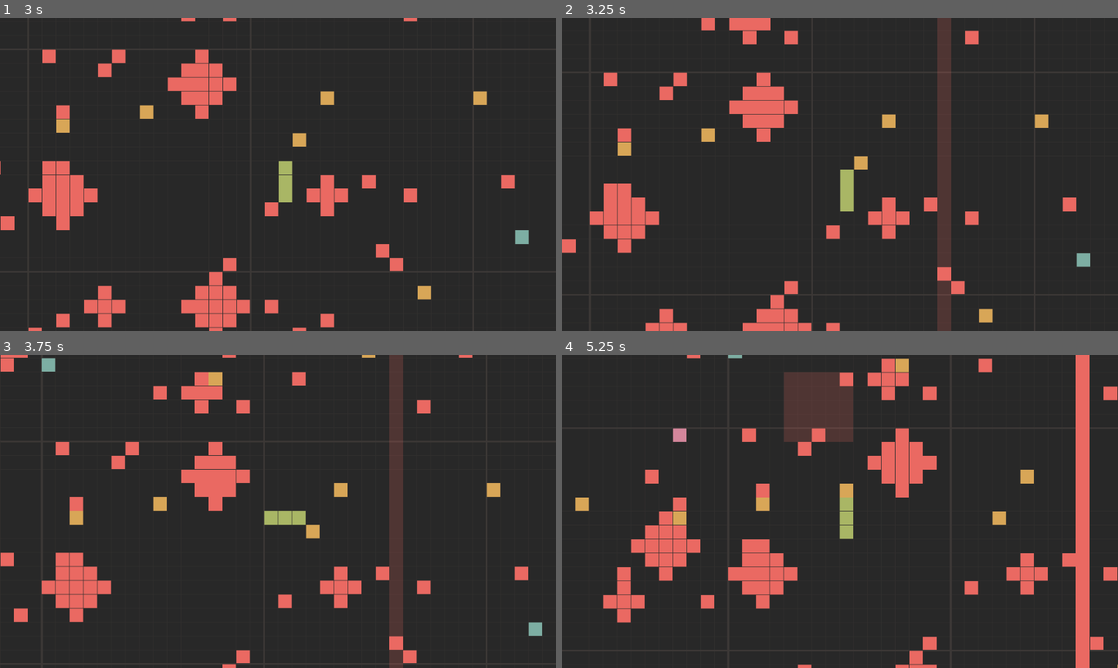
Above: before the commit, frames 1-4 (two rows, left to right).
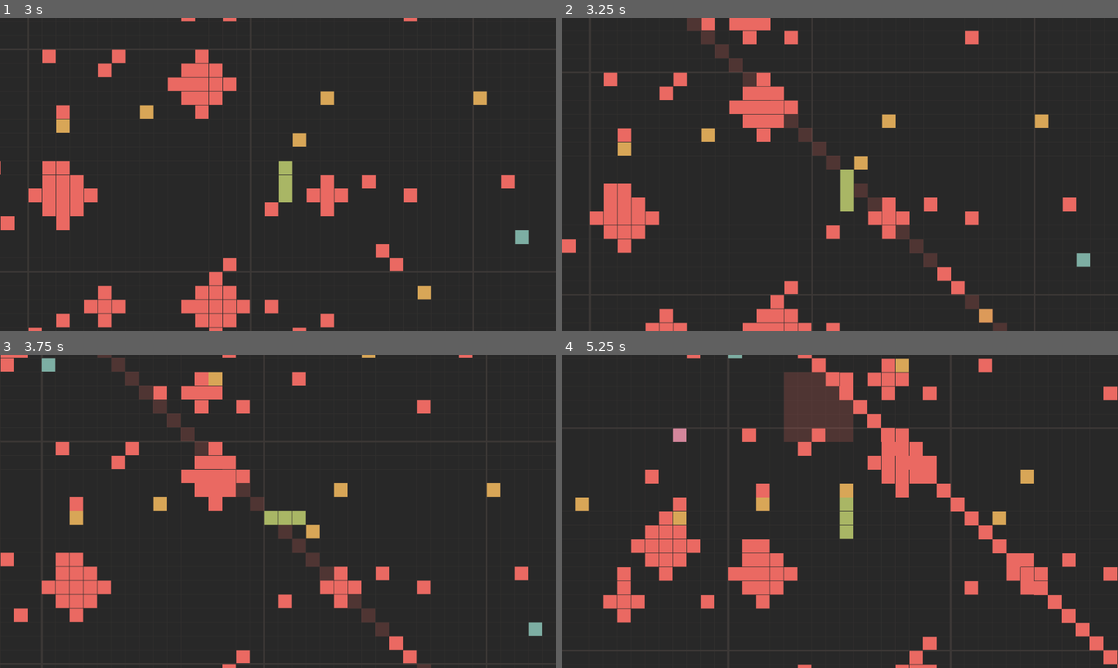
Above: after the commit, the same moments.

Repository: Shh37/Serbent
Game: Godot game, scene res://scenes/Main.tscn
Same seed, same stepped clock (60 frames per second), same inputs: the game is played once before the commit and once after it.
Inputs:
- Up to frame 1 (3 s): hold Right (ui_right) 0.53-1.28 s; hold Down (ui_down) 1.28-2.03 s; hold Right (ui_right) 2.03-2.78 s; hold Up (ui_up) from 2.78 s (still down)
- Up to frame 2 (3.25 s): keep holding Up (ui_up)
- Up to frame 3 (3.75 s): release Up (ui_up) at 3.53 s; hold Left (ui_left) from 3.53 s (still down)
- Up to frame 4 (5.25 s): release Left (ui_left) at 5.03 s; hold Down (ui_down) from 5.03 s (still down)

Frame 1 is identical in both runs. In frame 2, 4.1% of the frame differs, in the area x 22-80%, y 0-100%; in frame 3, 4.2%; in frame 4, 4.5%, in the area x 42-100%, y 0-100%.

Commit message:
feat: 斜めビームの追加

Diff:
--- /dev/null
+++ b/scripts/DiagonalBeam.gd
@@ -0,0 +1,104 @@
+extends Node2D
+class_name DiagonalBeam
+
+enum Type { FORWARD_SLASH, BACK_SLASH }
+
+var type: Type
+var offset_k: int # The k in x+y=k or x-y=k
+var warning_time = 2.0
+var active_time = 0.5
+var timer = 0.0
+var is_active = false
+var flicker_speed = 0.1
+var flicker_timer = 0.0
+var show_warning = true
+
+func setup(p_type: Type, p_offset_k: int):
+	type = p_type
+	offset_k = p_offset_k
+	timer = warning_time
+	queue_redraw()
+
+func _process(delta):
+	timer -= delta
+
+	if not is_active:
+		flicker_timer += delta
+		if flicker_timer >= flicker_speed:
+			flicker_timer = 0.0
+			show_warning = !show_warning
+			queue_redraw()
+
+		if timer <= 0:
+			activate_beam()
+	else:
+		if timer <= 0:
+			deactivate_beam()
+
+func activate_beam():
+	is_active = true
+	timer = active_time
+	show_warning = true
+	queue_redraw()
+
+	# Check collision immediately when activated
+	check_collision()
+
+func deactivate_beam():
+	var world = get_parent()
+	if world.has_method("unregister_diagonal_beam"):
+		world.unregister_diagonal_beam(self)
+	queue_free()
+
+func check_collision():
+	var world = get_parent()
+	var snake = world.get_parent().get_node("Snake")
+	if snake and snake.has_method("cut_snake"):
+		var body = snake.body
+		# Check from tail to head or head to tail?
+		# Beam.gd checks and breaks at first intersection.
+		for i in range(body.size()):
+			var pos = body[i]
+			if is_on_beam(pos):
+				snake.cut_snake(i)
+				break
+
+func is_on_beam(grid_pos: Vector2i) -> bool:
+	if type == Type.FORWARD_SLASH:
+		return grid_pos.x + grid_pos.y == offset_k
+	else: # BACK_SLASH
+		return grid_pos.x - grid_pos.y == offset_k
+
+func _draw():
+	var cell_size = GameConstants.CELL_SIZE
+	var color = GameConstants.COLOR_DANGER
+
+	if not is_active and not show_warning:
+		return
+
+	var draw_color = color
+	if not is_active:
+		draw_color.a = 0.2
+
+	# Draw blocks in view
+	var world = get_parent()
+	var snake = world.get_parent().get_node("Snake")
+	var center_grid = Vector2i(snake.position / cell_size) if snake else Vector2i.ZERO
+
+	var range_val = 40 # Draw enough blocks to cover the screen
+
+	for i in range(-range_val, range_val):
+		var grid_pos: Vector2i
+		if type == Type.FORWARD_SLASH:
+			# x + y = k => y = k - x
+			var x = center_grid.x + i
+			var y = offset_k - x
+			grid_pos = Vector2i(x, y)
+		else:
+			# x - y = k => y = x - offset_k
+			var x = center_grid.x + i
+			var y = x - offset_k
+			grid_pos = Vector2i(x, y)
+
+		var rect = Rect2(grid_pos.x * cell_size, grid_pos.y * cell_size, cell_size, cell_size)
+		draw_rect(rect, draw_color)
--- a/scripts/World.gd
+++ b/scripts/World.gd
@@ -8,6 +8,7 @@
 var points = {} # Vector2i (global) -> Point node
 var thorns = {} # Vector2i (global) -> Thorn node
 var active_beams = [] # Array of Beam nodes
+var active_diagonal_beams = [] # Array of DiagonalBeam nodes
 var beam_timer = 0.0
 var next_beam_time = 3.0 # First beam after 3 seconds
 
@@ -29,7 +30,10 @@
 	if beam_timer >= next_beam_time:
 		beam_timer = 0.0
 		next_beam_time = randf_range(4.0, 8.0) # Spawn every 4-8 seconds
-		spawn_random_beam()
+		if randf() > 0.4:
+			spawn_random_beam()
+		else:
+			spawn_random_diagonal_beam()
 
 func update_bomb_spawning(delta):
 	bomb_timer += delta
@@ -55,6 +59,30 @@
 
 	beam.setup(orientation, global_index)
 	register_beam(beam)
+
+func spawn_random_diagonal_beam():
+	if not player:
+		return
+
+	# Pick a global grid position near the player
+	var player_grid_pos = Vector2i(player.position / GameConstants.CELL_SIZE)
+	var offset = randi_range(-8, 8)
+
+	var beam = Node2D.new()
+	beam.set_script(load("res://scripts/DiagonalBeam.gd"))
+	add_child(beam)
+
+	var type = DiagonalBeam.Type.FORWARD_SLASH if randf() > 0.5 else DiagonalBeam.Type.BACK_SLASH
+	var k: int
+	if type == DiagonalBeam.Type.FORWARD_SLASH:
+		# x + y = k
+		k = (player_grid_pos.x + player_grid_pos.y) + offset
+	else:
+		# x - y = k
+		k = (player_grid_pos.x - player_grid_pos.y) + offset
+
+	beam.setup(type, k)
+	register_diagonal_beam(beam)
 
 func spawn_random_bomb():
 	if not player:
@@ -94,6 +122,12 @@
 
 func unregister_beam(beam_node: Node):
 	active_beams.erase(beam_node)
+
+func register_diagonal_beam(beam_node: Node):
+	active_diagonal_beams.append(beam_node)
+
+func unregister_diagonal_beam(beam_node: Node):
+	active_diagonal_beams.erase(beam_node)
 
 func register_bomb(bomb_node: Node):
 	active_bombs.append(bomb_node)
@@ -120,6 +154,14 @@
 					snake.cut_snake(0)
 					return
 
+	# Check Diagonal Beams
+	for beam in active_diagonal_beams:
+		if beam.is_active:
+			var pos = snake.body[0] # Head
+			if beam.is_on_beam(pos):
+				snake.cut_snake(0)
+				return
+
 	# Check Bombs
 	for bomb in active_bombs:
 		if bomb.is_active:
Not shown, added: scripts/DiagonalBeam.gd.uid
Not shown, changed: SPEC.md
